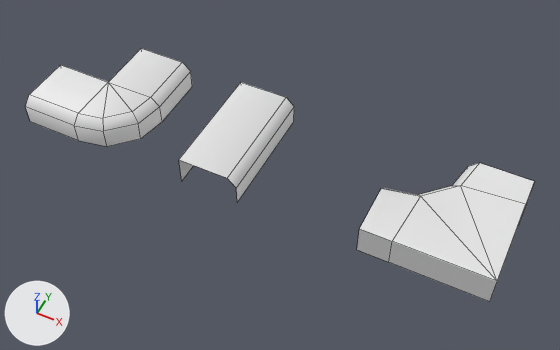
An edit to the FBX model Assets/Meshes/B_.fbx, drawn before and after from the same camera.
Camera for both pictures: a camera (50 mm lens) standing at (4.03, -7.58, 9.24) and looking at (0.33, -0.17, -0.02). Lighting does not change. The marker at lower left points along +X, +Y and +Z. Mesh edges are drawn as thin lines. Vertices at the same position are counted once.

The older version as bpy lines, for what is in view:
```python
me_plane_006 = bpy.data.meshes.new('Plane.006')
me_plane_006.from_pydata(...)  # 22 vertices, 15 faces; spans x -1.0..1.0, y 0.0..0.5, z -1.0..1.0
# before: 3 (1.0, 0.5, 1.0) at pixel (497, 281), 10 (-0.1, 0.0, -0.5), 11 (-0.5, 0.0, -0.1), 18 (-0.1, 0.35, -0.5) at pixel (451, 185), 19 (0.04, 0.5, -0.43) at pixel (460, 185)
# before: 20 (-0.43, 0.5, 0.04) at pixel (420, 196), 21 (-0.5, 0.35, -0.1) at pixel (417, 194)
me_plane_007 = bpy.data.meshes.new('Plane.007')
me_plane_007.from_pydata(...)  # 24 vertices, 17 faces; spans x -1.0..1.0, y 0.0..0.5, z -1.0..1.0
me_plane_008 = bpy.data.meshes.new('Plane.008')
me_plane_008.from_pydata([(-1.0, 0.0, 1.0), (0.0, 0.0, 1.0), (-1.0, 0.0, -1.0), (0.0, 0.0, -1.0), (-1.0, 0.5, -1.0), (-1.0, 0.5, 1.0), (0.0, 0.35, 1.0), (-0.15, 0.5, 1.0), (-0.15, 0.5, -1.0), (0.0, 0.35, -1.0)], [], [(1, 3, 9, 6), (2, 0, 5, 4), (6, 9, 8, 7), (5, 7, 8, 4)])
ob_plane_001 = bpy.data.objects.new('Plane.001', me_plane_006)
ob_plane_001.location = (3.0, 0.0, 0.0)
ob_plane_001.rotation_euler = (1.571, 0.0, 0.0)  # degrees (90, 0, 0)
ob_plane_002 = bpy.data.objects.new('Plane.002', me_plane_007)
ob_plane_002.location = (-3.0, 0.0, 0.0)
ob_plane_002.rotation_euler = (1.571, 0.0, 0.0)  # degrees (90, 0, 0)
ob_plane_003 = bpy.data.objects.new('Plane.003', me_plane_008)
ob_plane_003.location = (0.0, 0.0, 0.0)
ob_plane_003.rotation_euler = (1.571, 0.0, 0.0)  # degrees (90, 0, 0)
```
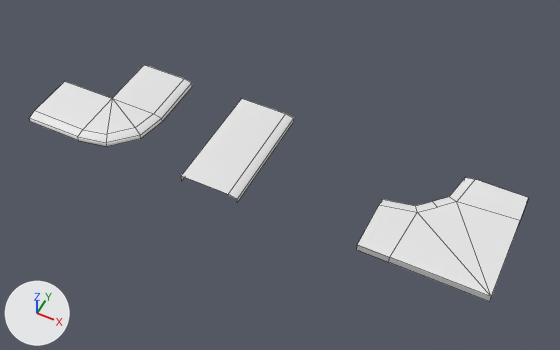
Edits to the scene script, one JSON object a line:
```json
{"block": "me_plane_006", "where": "me_plane_006.from_pydata(...)  # 22 vertices, 15 faces; spans x -1.0..1.0, y 0.0..0.5, z -1.0..1.0"}
{"block": "me_plane_006", "where": "# used by ob_plane_001; location = (3.0, 0.0, 0.0); rotation_euler = (1.571, 0.0, 0.0), in degrees (90, 0, 0)"}
{"block": "me_plane_006", "where": "# verts and faces of me_plane_006; kept vertices keep their numbers, new ones are numbered from 22"}
{"block": "me_plane_006", "change": "me_plane_006 part 1"}
{"op": "add", "block": "me_plane_006", "code": "delete_faces([(10, 11, 21, 18), (3, 19, 20), (18, 21, 20, 19)])"}
{"op": "add", "block": "me_plane_006", "code": "verts[22] = (-0.3, 0.0, -0.3)"}
{"op": "add", "block": "me_plane_006", "code": "verts[23] = (-0.3, 0.35, -0.3)  # pixel (432, 201)"}
{"op": "add", "block": "me_plane_006", "code": "verts[24] = (-0.19, 0.5, -0.19)  # pixel (437, 207)"}
{"op": "add", "block": "me_plane_006", "code": "faces += [(10, 22, 23, 18), (3, 19, 24, 20), (20, 24, 23, 21), (18, 23, 24, 19), (11, 21, 23, 22)]"}
{"op": "set", "path": "ob_plane_003.scale", "old": "(1.0, 1.0, 1.0)", "new": "(1.0, 0.25, 1.0)"}
{"op": "set", "path": "ob_plane_002.scale", "old": "(1.0, 1.0, 1.0)", "new": "(1.0, 0.25, 1.0)"}
{"op": "set", "path": "ob_plane_001.scale", "old": "(1.0, 1.0, 1.0)", "new": "(1.0, 0.25, 1.0)"}
```

Boxes [x1, y1, x2, y2] around the edits, measured in the pictures (560 x 350 px):
```json
{"object": "Plane.001", "change": "reshaped, rescaled", "before": [357, 163, 535, 302], "after": [357, 177, 528, 302], "on screen": "10% shorter"}
{"object": "Plane.002", "change": "rescaled", "before": [26, 48, 192, 146], "after": [29, 65, 192, 146], "on screen": "17% shorter"}
{"object": "Plane.003", "change": "rescaled", "before": [179, 82, 294, 202], "after": [181, 99, 294, 202], "on screen": "14% shorter"}
{"part": 1, "of": "me_plane_006", "change": "built on", "before": [419, 186, 497, 281], "after": [416, 197, 491, 296]}
```
